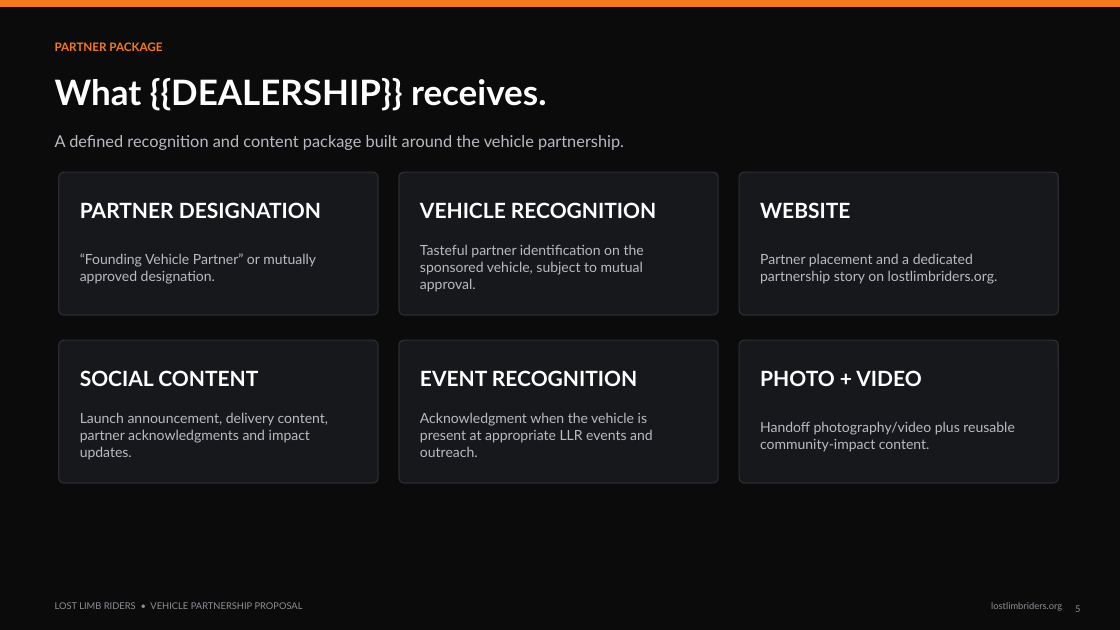
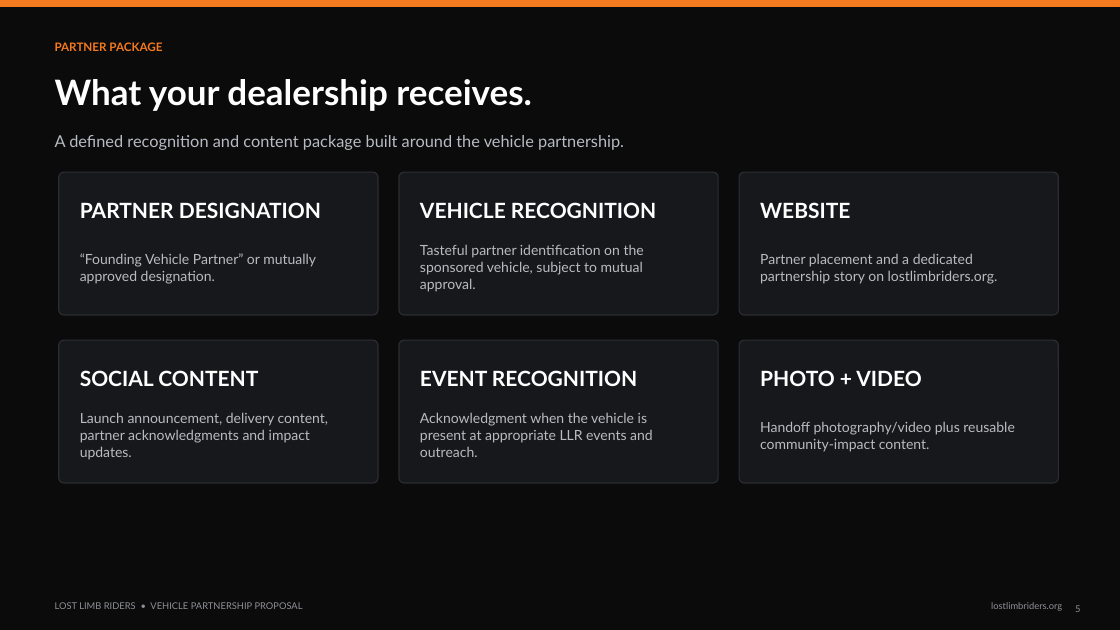
Before and after one commit to 74Thirsty/official, a slide deck: slide 5 of assets/LLR_Knoepfler_Vehicle_Partnership_Proposal.pptx. Drawn at 1120x630 pixels with LibreOffice and Linux fonts; fonts in the diff are those of the drawing. Boxes give left, top, right and bottom in pixels: in the first picture for what was removed or moved away, otherwise in the second. Text is boxed around its words. In the diff, an @@ line names an element or a change of style, - is before the commit and + after.

```diff
--- a/assets/LLR_Knoepfler_Vehicle_Partnership_Proposal.pptx
+++ b/assets/LLR_Knoepfler_Vehicle_Partnership_Proposal.pptx
@@ text at [55, 79, 532, 111]: text changed @@
-What {{DEALERSHIP}} receives.
+What your dealership receives.
```
Also in this commit, not shown: 8 other slides changed.
